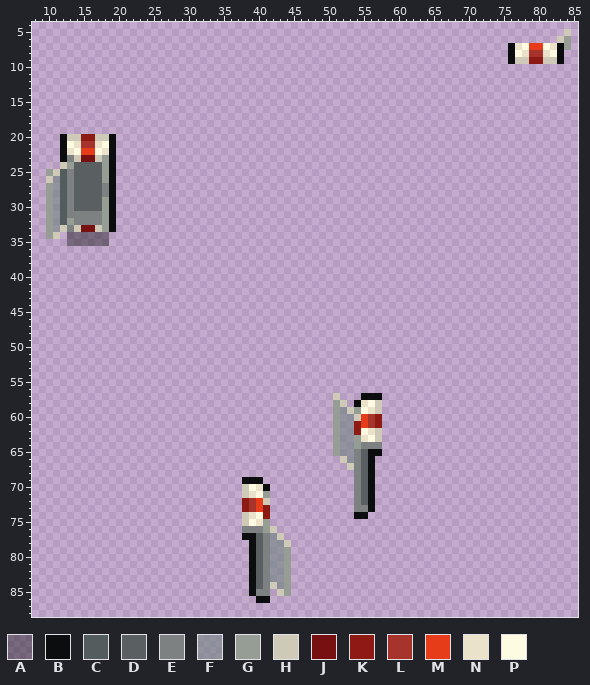
One commit to this sprite sheet: Resources/Textures/Structures/Wallmounts/extinguisher_cabinet.rsi/extinguisher_empty.png. Above: the version before the commit.
The file is 96x96 pixels. Shown: x 8..85, y 4..88.
Palette (. is transparent): A #00000061  B #0c0d0e  C #535d5e  D #5a5f61  E #7d8181  F #788788a8  G #969d94  H #cfc9b8  J #761011  K #8e1b13  L #a7342c  M #e73c19  N #eae2c9  P #fffbe3
After the commit:
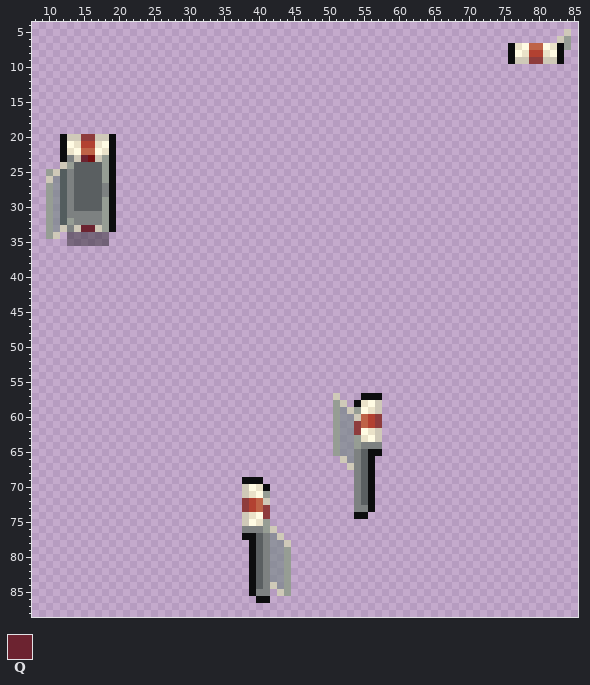
Colours new in this view: Q #6c2330
The edit:
Colour K changes from #8e1b13 to #8e3c3c.
Colour L changes from #a7342c to #b24131.
Colour M changes from #e73c19 to #be6347.
The author changed colour J to colour Q in row 23 at x 15; in row 33 at x 15 to 16.
Where, in picture pixels (left, top, right, bottom), the same in both pictures:
changed: (529, 43, 543, 64)
changed: (81, 134, 95, 162)
changed: (81, 225, 95, 232)
changed: (354, 414, 382, 435)
changed: (242, 498, 270, 519)
